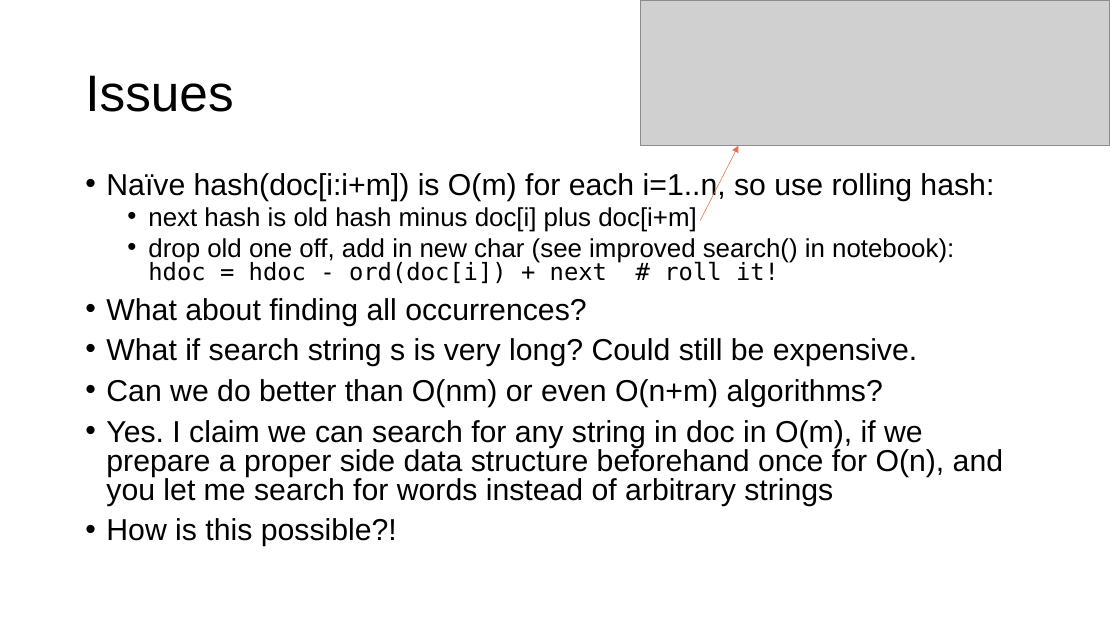
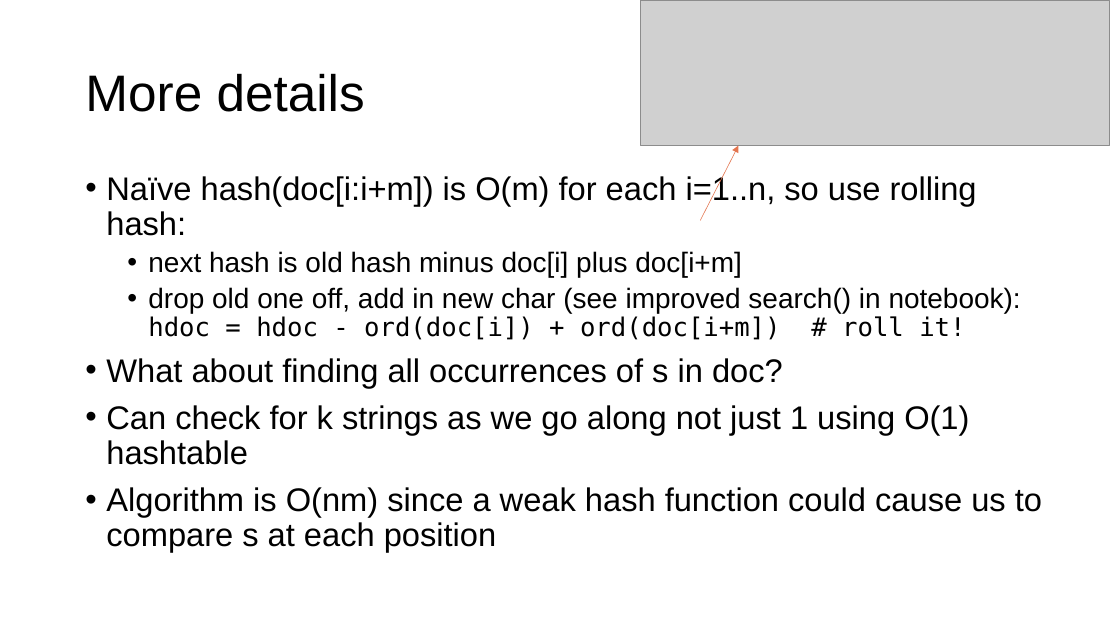
Before and after one commit to parrt/msds689, a slide deck: slide 8 of notes/searching.pptx. Drawn at 1120x630 pixels with LibreOffice and Linux fonts; fonts in the diff are those of the drawing; grey boxes stand for pictures; background and template pictures are left out. Boxes give left, top, right and bottom in pixels: in the first picture for what was removed or moved away, otherwise in the second. Text is boxed around its words. In the diff, an @@ line names an element or a change of style, - is before the commit and + after.

```diff
--- a/notes/searching.pptx
+++ b/notes/searching.pptx
@@ title at (85, 73, 365, 112): text changed @@
-Issues
+More details
@@ text at (106, 174, 977, 277): size 25.9 to 28 pt in "Naïve hash(doc[i:i+m]) is O(m) for each i=1..n, ..."; size 22.2 to 24 pt in "next hash is old hash minus doc[i] ..."; line spacing 0.8 to 0.9 @@
@@ text at (106, 287, 1042, 552): text changed; size 25.9 to 28 pt @@
-  • drop old one off, add in new char (see improved search() in notebook):
-    hdoc = hdoc - ord(doc[i]) + next # roll it!
-• What about finding all occurrences?
-• What if search string s is very long? Could still be expensive.
-• Can we do better than O(nm) or even O(n+m) algorithms?
-• Yes. I claim we can search for any string in doc in O(m), if we prepare a proper side data structure beforehand once for O(n), and you let me search for words instead of arbitrary strings
-• How is this possible?!
+  • drop old one off, add in new char (see improved search() in notebook):
+    hdoc = hdoc - ord(doc[i]) + ord(doc[i+m]) # roll it!
+• What about finding all occurrences of s in doc?
+• Can check for k strings as we go along not just 1 using O(1) hashtable
+• Algorithm is O(nm) since a weak hash function could cause us to compare s at each position
```
Also in this commit, not shown: 3 other slides changed, 1 slide added, 1 other file.
